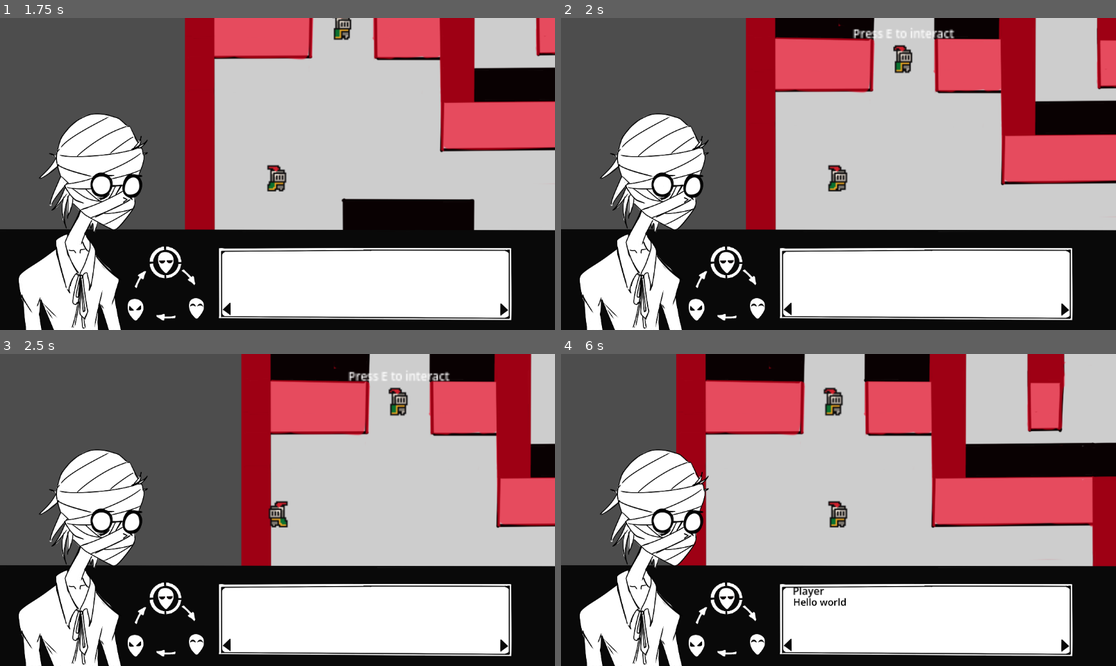
Above: before the commit, frames 1-4 (two rows, left to right).
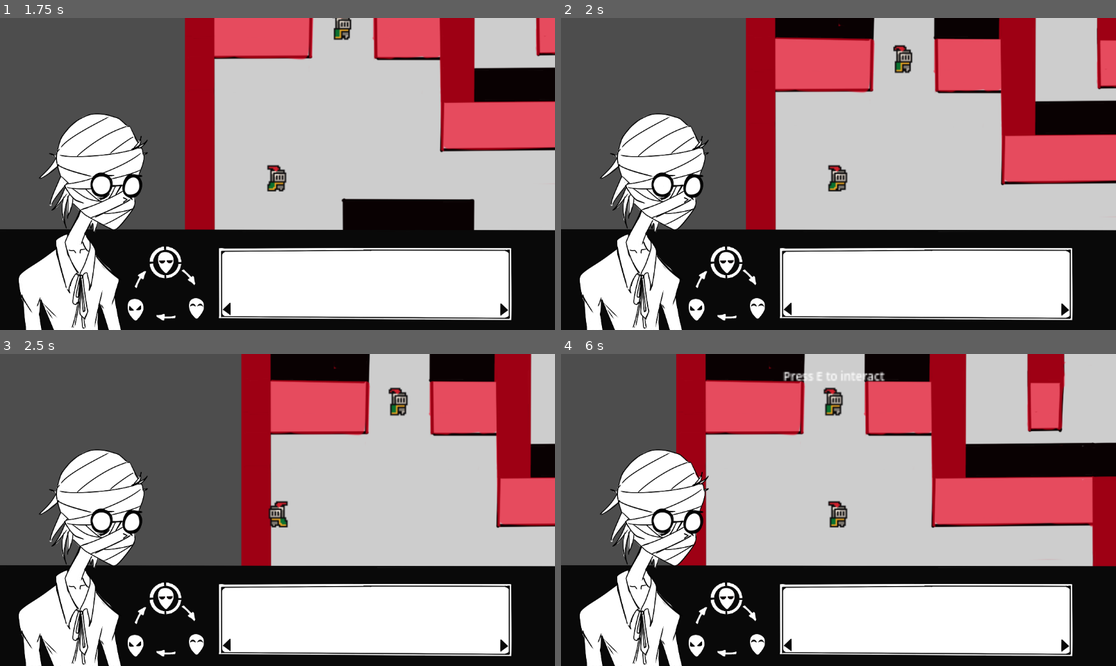
Above: after the commit, the same moments.

Repository: IvanGutsev/PlovdivGameJam2026
Game: Godot game, scene res://Scenes/main.tscn
Two runs of this game, one before a commit and one after it. Both use one fixed random seed, a clock stepped at 60 frames per second and the inputs below. The engine's default icon, where the game draws it, is replaced by a stand-in: a white triangle on a blue panel in a dark square.
Inputs:
- Up to frame 1 (1.75 s): tap E (interact) at 0.5, 0.6, 1.25, 1.35 s; hold W (up) from 0.53 s (still down); tap Enter (ui_accept) at 0.77, 1.52 s
- Up to frame 2 (2 s): keep holding W (up)
- Up to frame 3 (2.5 s): tap E (interact) at 2, 2.3 s; release W (up) at 2.03 s; hold A (left) from 2.03 s (still down); tap M (mask and unmask) at 2.1 s
- Up to frame 4 (6 s): tap E (interact) at 2.75, 2.85, 3.5, 3.6, 4.25, 4.55, 5.1, 5.85 s; tap Enter (ui_accept) at 3.02, 3.77, 4.52 s; release A (left) at 3.53 s; hold S (down) 3.53-4.28 s; hold D (right) 4.28-5.03 s; tap M (mask and unmask) at 4.35 s; hold W (up) 5.03-5.78 s; hold D (right) from 5.78 s (still down)

Frame 1 is identical in both runs. In frame 2, 0.3% of the frame differs, in the area x 52-71%, y 3-7%; in frame 3, 0.3%; in frame 4, 0.5%, in the area x 40-59%, y 5-81%.

Commit message:
im so cooked bruh

Diff:
--- a/Scenes/npc.tscn
+++ b/Scenes/npc.tscn
@@ -19,10 +19,7 @@
 }]
 
 [sub_resource type="CircleShape2D" id="CircleShape2D_xxsvc"]
-radius = 35.014282
-
-[sub_resource type="RectangleShape2D" id="RectangleShape2D_xxsvc"]
-size = Vector2(45, 34)
+radius = 84.0238
 
 [node name="NPC" type="CharacterBody2D" unique_id=1525551826]
 collision_mask = 2
@@ -48,10 +45,6 @@
 theme_override_font_sizes/font_size = 8
 text = "Press E to interact"
 
-[node name="Barrier" type="CollisionShape2D" parent="." unique_id=1704891081]
-position = Vector2(0.5, 2)
-shape = SubResource("RectangleShape2D_xxsvc")
-
 [connection signal="body_entered" from="chat_detection_area" to="." method="_on_chat_detection_area_body_entered"]
 [connection signal="body_exited" from="chat_detection_area" to="." method="_on_chat_detection_area_body_exited"]
 [connection signal="timeout" from="Timer" to="." method="_on_timer_timeout"]
--- a/Scripts/npc.gd
+++ b/Scripts/npc.gd
@@ -4,7 +4,7 @@
 @onready var label: Label = $Label
 
 var is_chatting = false;
-
+var process;
 
 var player;
 var player_in_chat_zone = false;
@@ -13,20 +13,24 @@
 	randomize();
 	label.visible = false;
 
+#func _process(delta: float) -> void:
+
 func _process(delta: float) -> void:
+	if process:
+		if Input.is_action_just_pressed("interact"):
+			print("interacting")
+			#check whether the player can talk to the npc (does he have a mask?)
+			if Global.can_talk:
+				print("chatting with npc");
+				$"../Player/Camera2D/CanvasLayer/Control/VBoxContainer/DialogueBox".start();
+				is_chatting = true;
+				animated_sprite.play("idle");
+				$Barrier.disabled = true;
+			else:
+				print("YOU SHALL NOT PASS!!!!");
+				$Barrier.disabled = false;
+				is_chatting = false;
 
-
-	if Input.is_action_just_pressed("interact"):
-		#check whether the player can talk to the npc (does he have a mask?)
-		if Global.can_talk:
-			print("chatting with npc");
-			$"../Player/Camera2D/CanvasLayer/Control/VBoxContainer/DialogueBox".start();
-			is_chatting = true;
-			animated_sprite.play("idle");
-			$Barrier.disabled = true;
-		else:
-			print("YOU SHALL NOT PASS!!!!");
-			$Barrier.disabled = false;
 
 func choose(array):
 	array.shuffle();
@@ -39,6 +43,8 @@
 	print("entered chat zone");
 	label.visible = true;
 
+
+
 # player exited chat detection area
 func _on_chat_detection_area_body_exited(body: Node2D) -> void:
 	player_in_chat_zone = false;
Not shown, added: Scenes/main.tscn120928830.tmp
